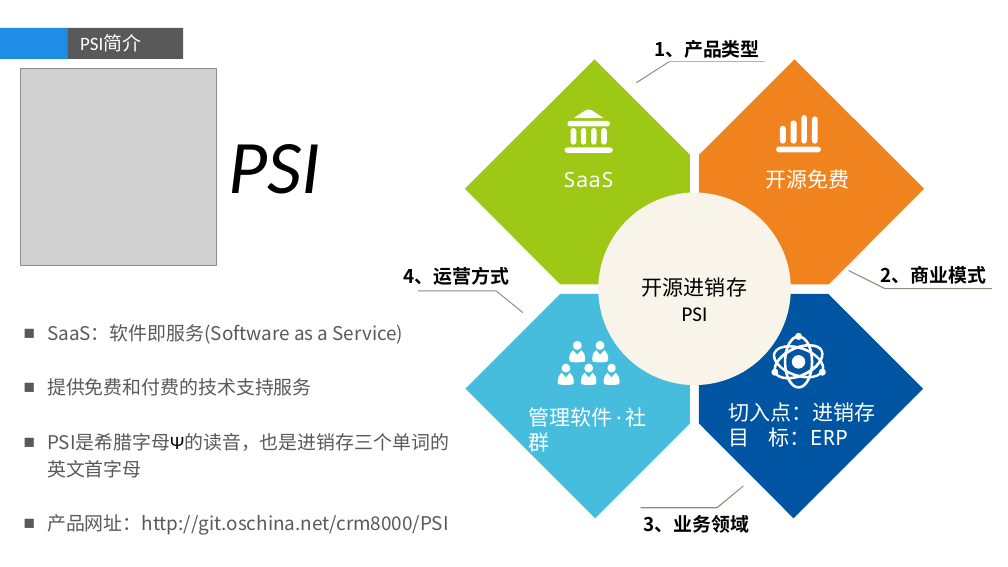
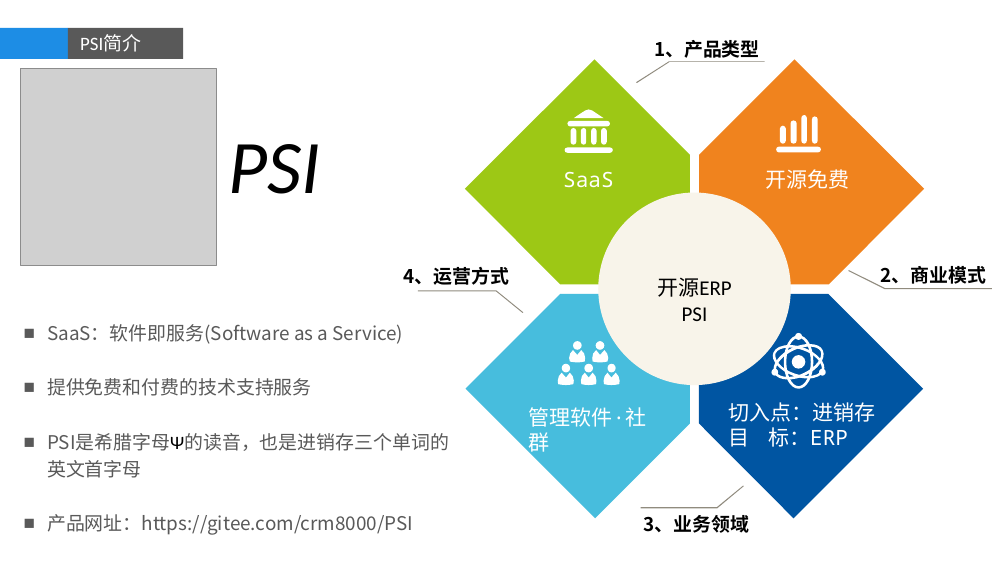
Before and after one commit to dongxf/PSI, a slide deck: slide 2 of doc/01 概要设计/PSI.pptx. Drawn at 1008x567 pixels with LibreOffice and Linux fonts; fonts in the diff are those of the drawing; grey boxes stand for pictures; background and template pictures are left out. Boxes give left, top, right and bottom in pixels: in the first picture for what was removed or moved away, otherwise in the second. Text is boxed around its words. In the diff, an @@ line names an element or a change of style, - is before the commit and + after.

```diff
--- a/doc/01 概要设计/PSI.pptx
+++ b/doc/01 概要设计/PSI.pptx
@@ text in ellipse at (657,278,732,297): text changed @@
-开源进销存
+开源ERP
@@ text at (47,514,413,535): text changed @@
-■ 产品网址：http://git.oschina.net/crm8000/PSI
+■ 产品网址：https://gitee.com/crm8000/PSI
```
Also in this commit, not shown: 3 other slides changed.
